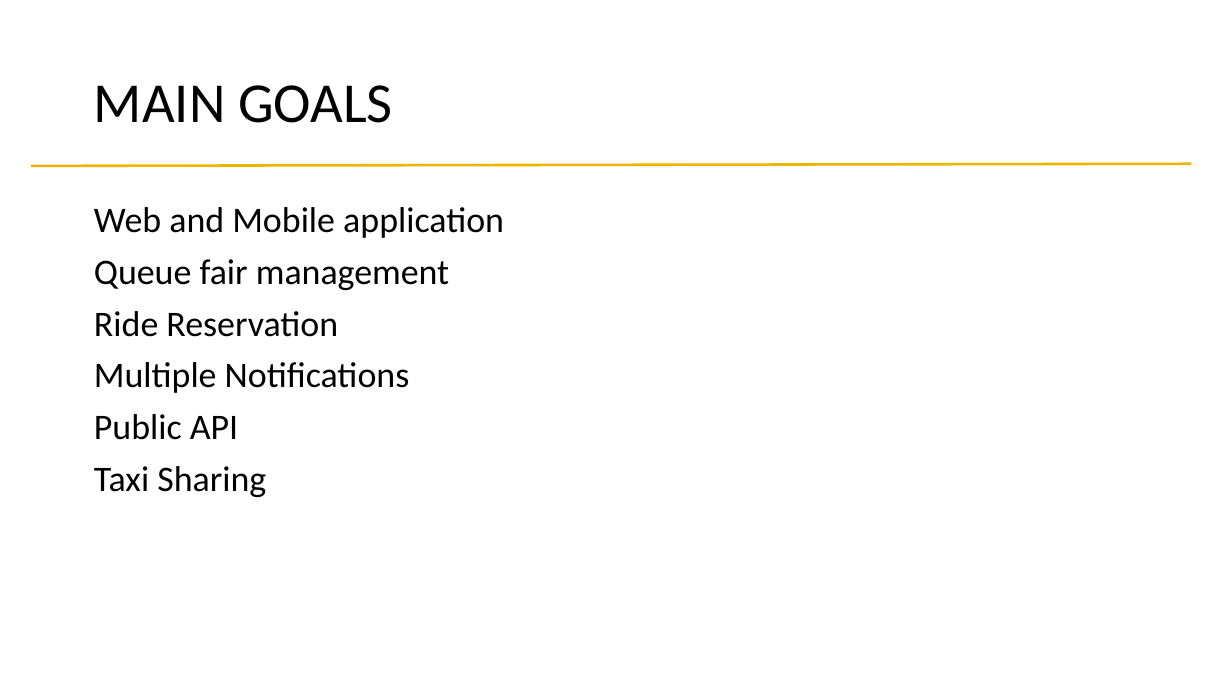
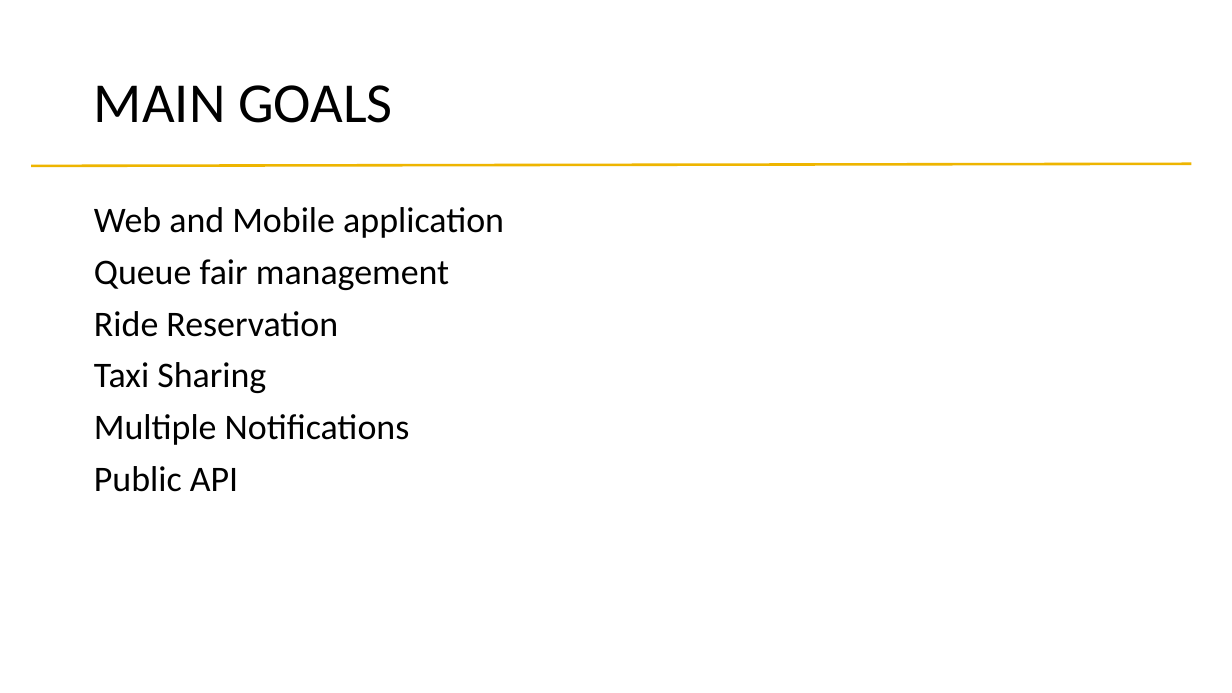
Before and after one commit to alessandrobaldassari/se2-polimi-baldassari-bendin-giarola, a slide deck: slide 3 of Final Presentation/Presentation.pptx. Drawn at 1232x693 pixels with LibreOffice and Linux fonts; fonts in the diff are those of the drawing. Boxes give left, top, right and bottom in pixels: in the first picture for what was removed or moved away, otherwise in the second. Text is boxed around its words. In the diff, an @@ line names an element or a change of style, - is before the commit and + after.

```diff
--- a/Final Presentation/Presentation.pptx
+++ b/Final Presentation/Presentation.pptx
@@ text at <box>94,362,266,393</box>: paragraph added @@
+Taxi Sharing
@@ text at <box>94,466,266,497</box>: paragraph removed @@
-Taxi Sharing
```
Also in this commit, not shown: 1 other slide changed, 1 other file.
